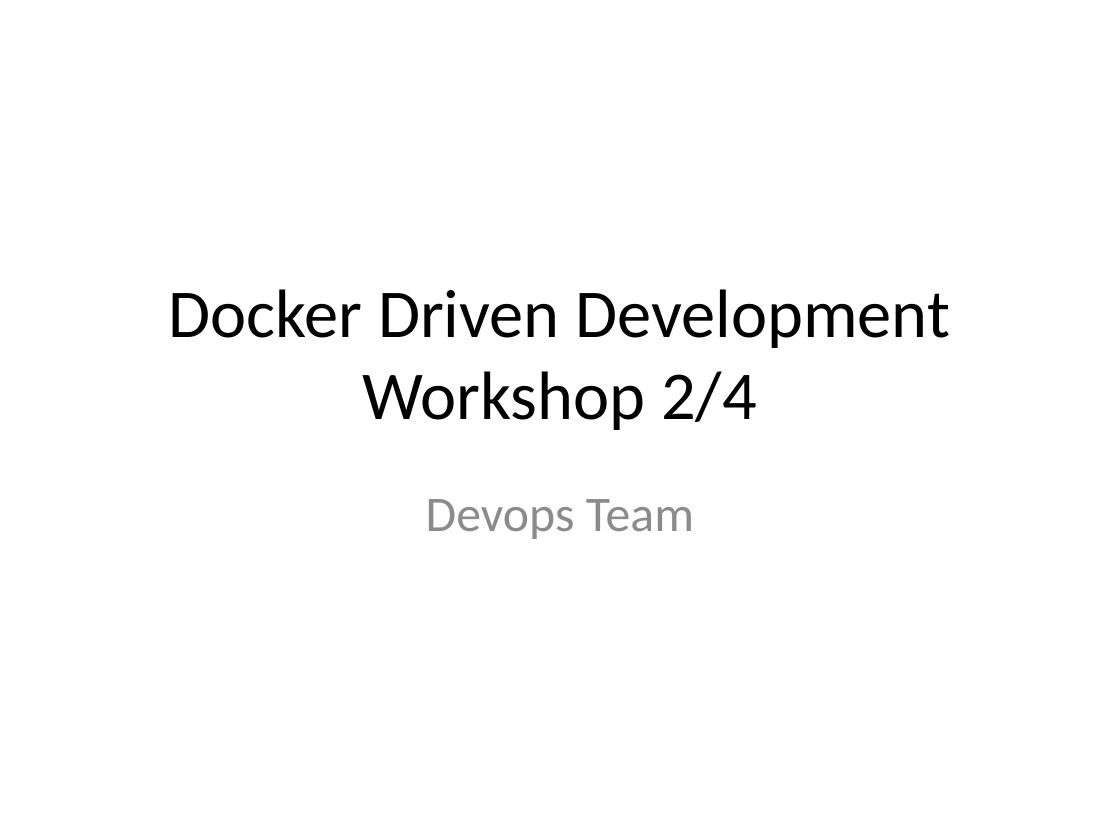
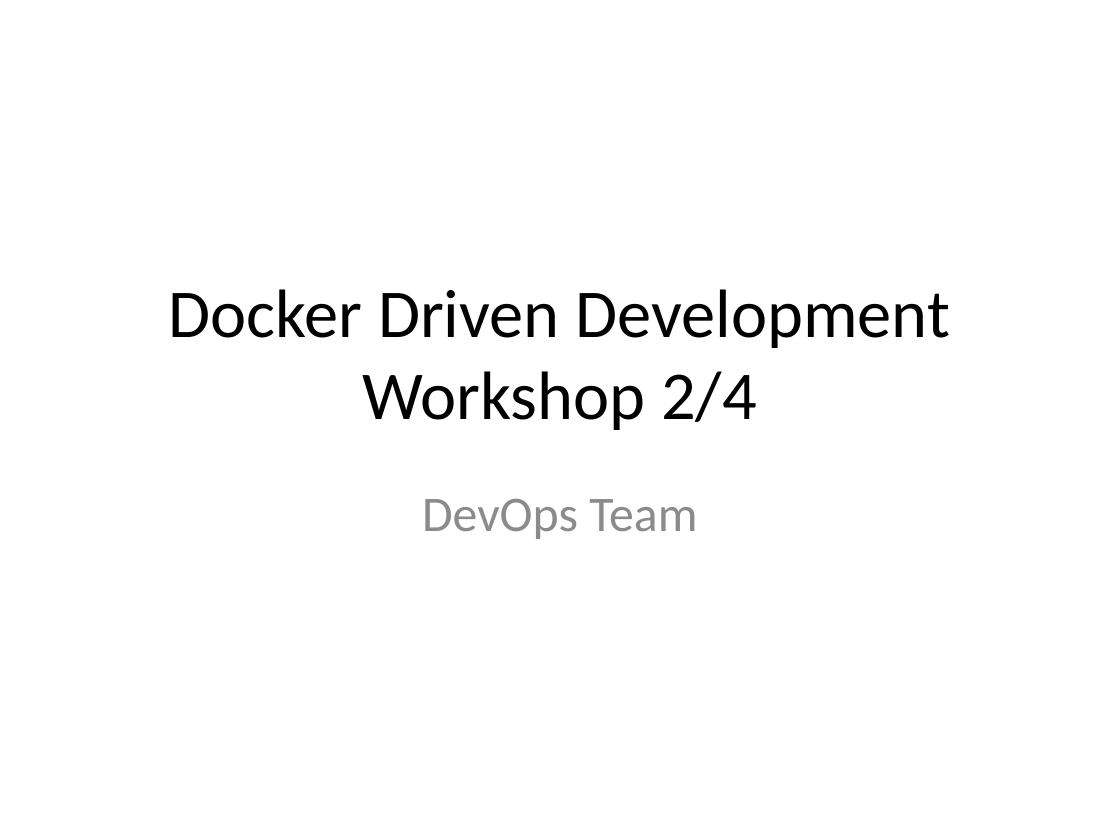
Before and after one commit to wrasdf/ddd-workshop, a slide deck: slide 1 of day-2/ddd-2.pptx. Drawn at 1120x840 pixels with LibreOffice and Linux fonts; fonts in the diff are those of the drawing. Boxes give left, top, right and bottom in pixels: in the first picture for what was removed or moved away, otherwise in the second. Text is boxed around its words. In the diff, an @@ line names an element or a change of style, - is before the commit and + after.

```diff
--- a/day-2/ddd-2.pptx
+++ b/day-2/ddd-2.pptx
@@ subtitle at (x1=422, y1=499, x2=697, y2=539): text changed @@
-Devops Team
+DevOps Team
```
Also in this commit, not shown: 2 other slides changed, 3 slides added.
